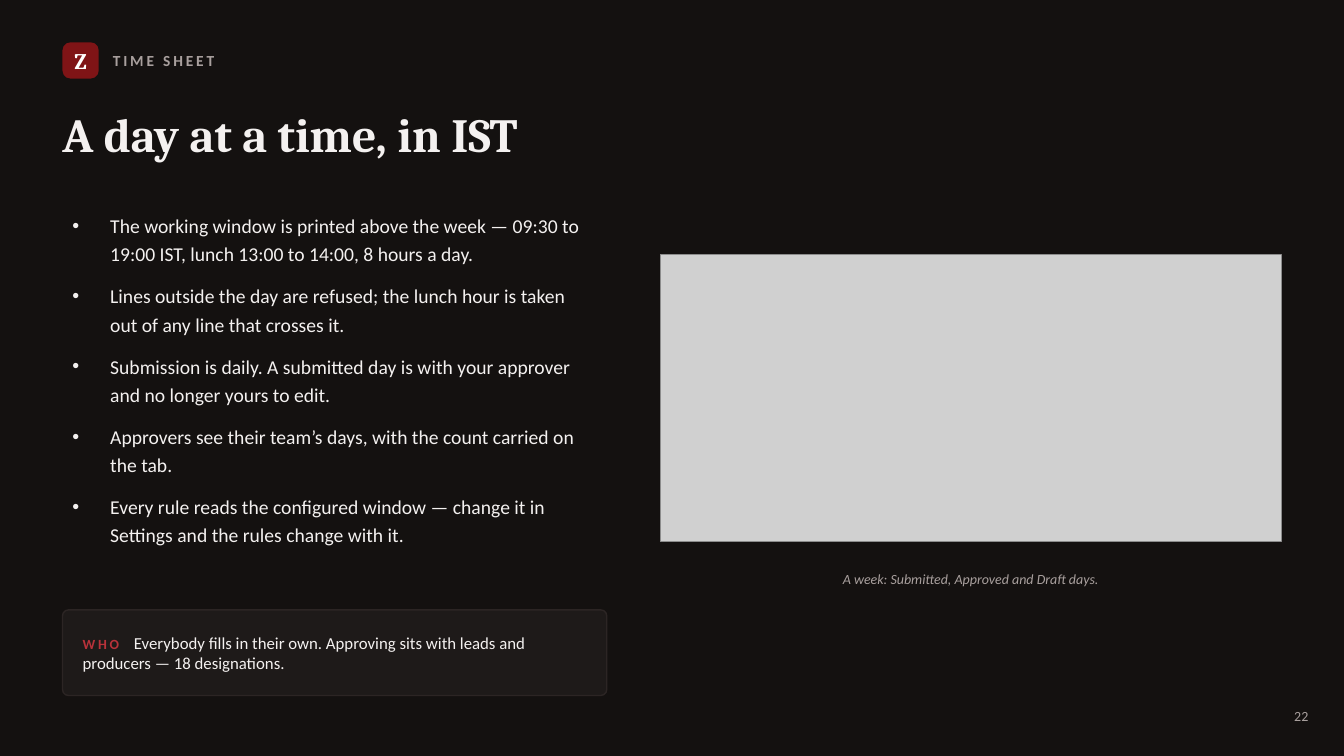
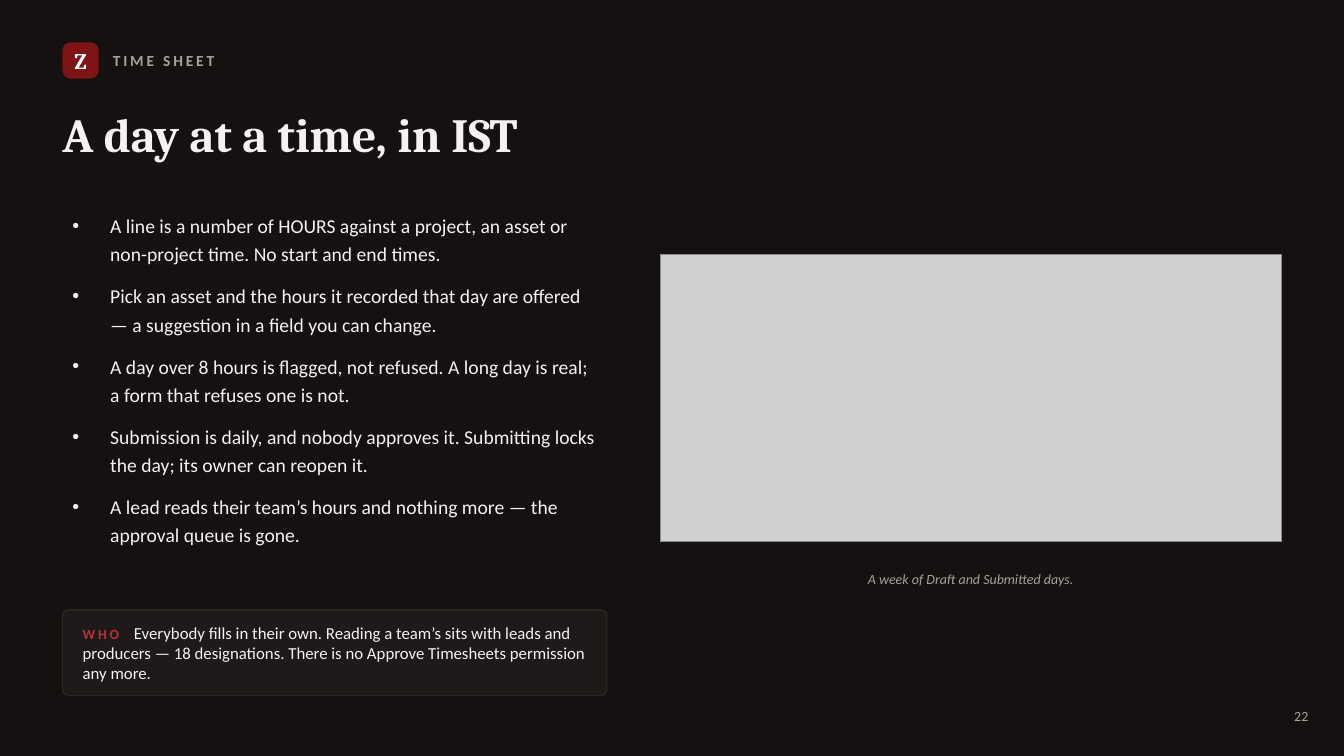
Before and after one commit to sales6565/zvky, a slide deck: slide 22 of docs/ZVKY-FORGE-Overview.pptx. Drawn at 1344x756 pixels with LibreOffice and Linux fonts; fonts in the diff are those of the drawing; grey boxes stand for pictures. Boxes give left, top, right and bottom in pixels: in the first picture for what was removed or moved away, otherwise in the second. Text is boxed around its words. In the diff, an @@ line names an element or a change of style, - is before the commit and + after.

```diff
--- a/docs/ZVKY-FORGE-Overview.pptx
+++ b/docs/ZVKY-FORGE-Overview.pptx
@@ text at bbox=[110, 219, 595, 546]: text changed @@
-• The working window is printed above the week — 09:30 to 19:00 IST, lunch 13:00 to 14:00, 8 hours a day.
-• Lines outside the day are refused; the lunch hour is taken out of any line that crosses it.
-• Submission is daily. A submitted day is with your approver and no longer yours to edit.
-• Approvers see their team’s days, with the count carried on the tab.
-• Every rule reads the configured window — change it in Settings and the rules change with it.
+• A line is a number of HOURS against a project, an asset or non-project time. No start and end times.
+• Pick an asset and the hours it recorded that day are offered — a suggestion in a field you can change.
+• A day over 8 hours is flagged, not refused. A long day is real; a form that refuses one is not.
+• Submission is daily, and nobody approves it. Submitting locks the day; its owner can reopen it.
+• A lead reads their team’s hours and nothing more — the approval queue is gone.
@@ text at bbox=[868, 574, 1074, 586]: text changed @@
-A week: Submitted, Approved and Draft days.
+A week of Draft and Submitted days.
@@ text at bbox=[83, 627, 585, 682]: text changed @@
-WHO Everybody fills in their own. Approving sits with leads and producers — 18 designations.
+WHO Everybody fills in their own. Reading a team’s sits with leads and producers — 18 designations. There is no Approve Timesheets permission any more.
```
Also in this commit, not shown: 2 other slides changed, 19 other files.
